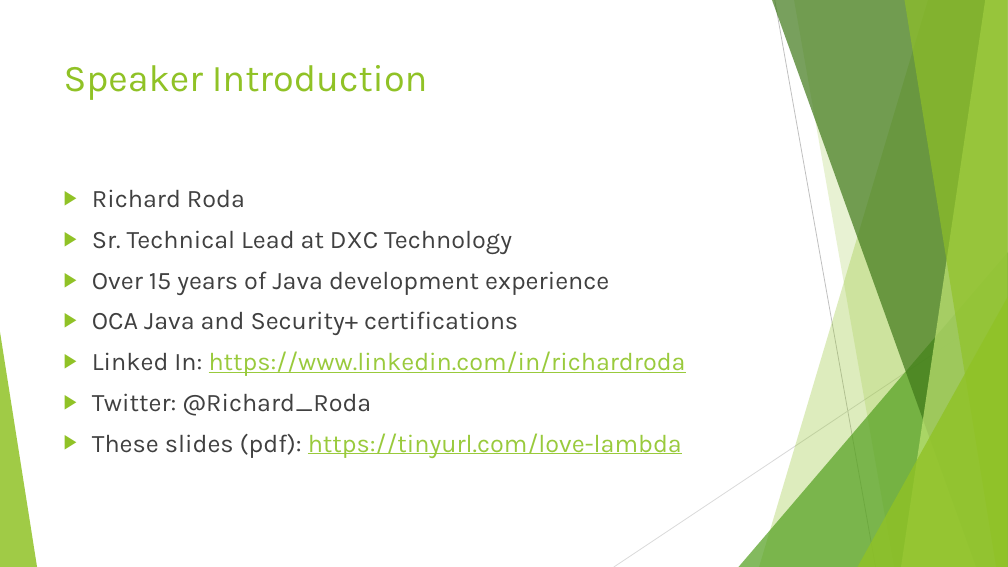
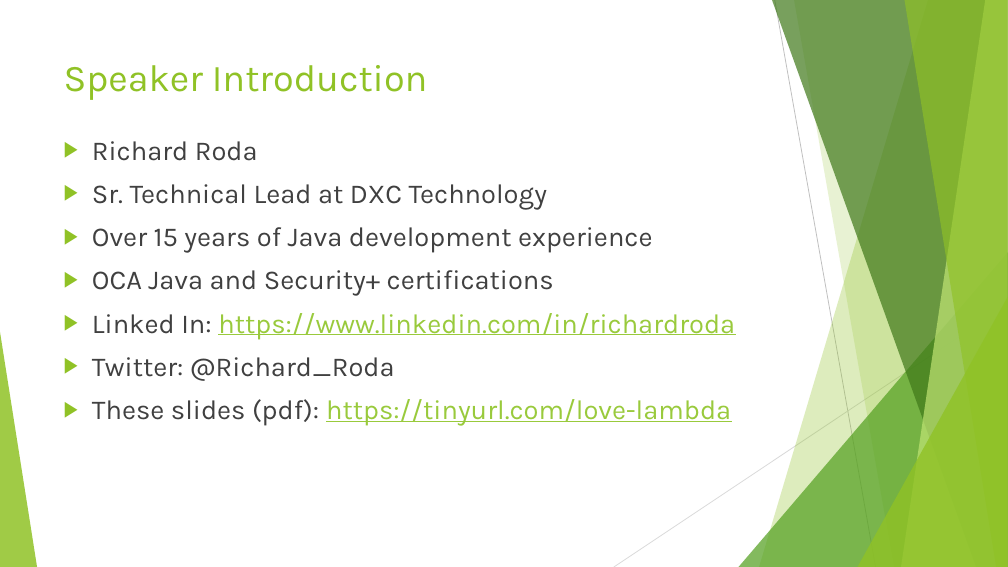
Before and after one commit to RichardRoda/2017-CodePaLOUsa-Lambda, a slide deck: slide 2 of Learning to Love the Lambda in the Stream.pptx. Drawn at 1008x567 pixels with LibreOffice and Linux fonts; fonts in the diff are those of the drawing. Boxes give left, top, right and bottom in pixels: in the first picture for what was removed or moved away, otherwise in the second. Text is boxed around its words. In the diff, an @@ line names an element or a change of style, - is before the commit and + after.

```diff
--- a/Learning to Love the Lambda in the Stream.pptx
+++ b/Learning to Love the Lambda in the Stream.pptx
@@ text "Richard Roda": place and size @@
-text "Richard Roda" at bbox=[92, 189, 686, 458]
+text "Richard Roda" at bbox=[92, 141, 735, 426]
@@ text "Richard Roda" at bbox=[92, 141, 735, 426]: size 24 to 26 pt @@
```
Also in this commit, not shown: 6 other slides changed, 7 slides added, 2 other files.
